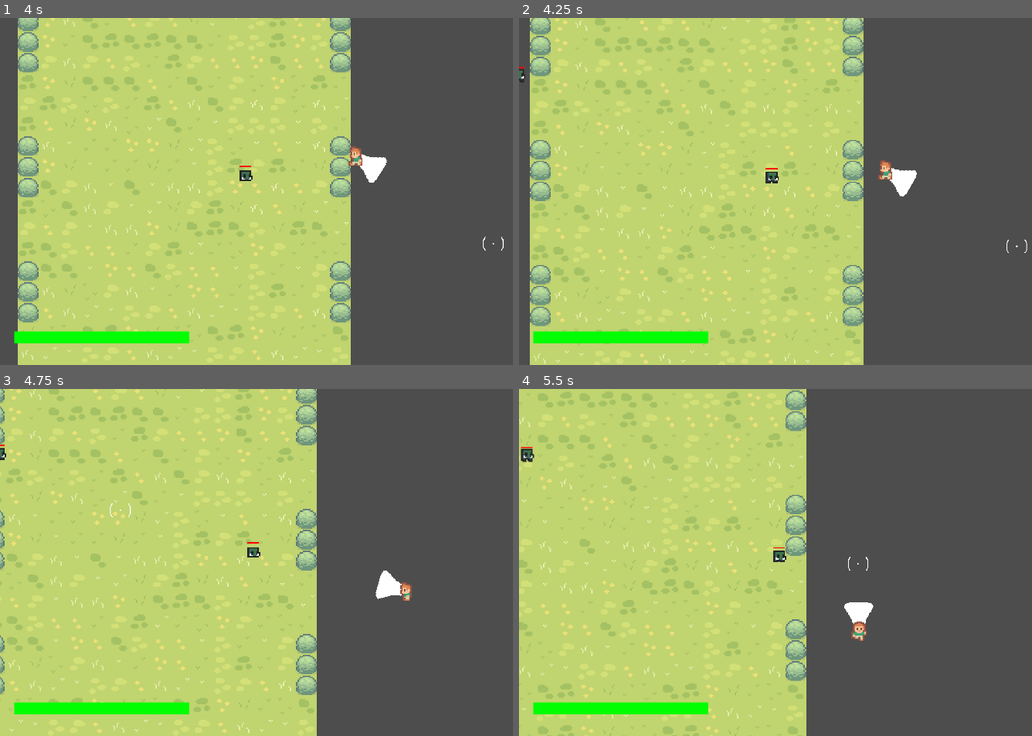
Above: before the commit, frames 1-4 (two rows, left to right).
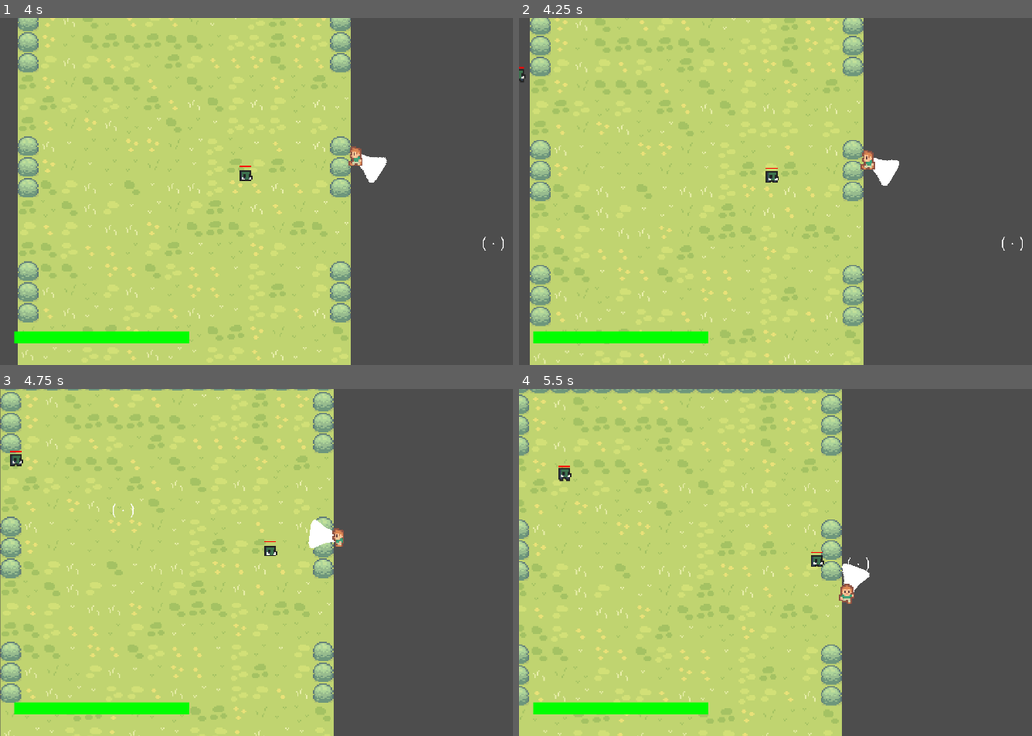
Above: after the commit, the same moments.

Repository: karsrc/5henanigans
Game: Godot game, scene res://main.tscn
The game is run twice, just before and just after one commit, with the same random seed, the same clock (stepped at 60 frames per second) and the same inputs. The engine's default icon, where the game draws it, is replaced by a stand-in: a white triangle on a blue panel in a dark square.
Inputs (mouse positions are in pixels of both pictures, inside the frame that each line leads up to):
- Up to frame 1 (4 s): tap Enter at 0.5 s; move the mouse to (446, 174) at 0.52 s; press the mouse at (446, 174) at 0.53 s; hold D (move_right) 0.53-1.28 s; move the mouse to (184, 208) at 1.27 s; release the mouse at (184, 208) at 1.28 s; hold S (move_down) 1.28-2.03 s; click (184, 208) at 1.35 s; move the mouse to (369, 115) at 2.02 s; press the mouse at (369, 115) at 2.03 s; hold D (move_right) 2.03-2.78 s; tap Alt at 2.1 s; move the mouse to (277, 260) at 2.77 s; release the mouse at (277, 260) at 2.78 s; hold W (move_up) 2.78-3.53 s; tap Shift at 2.85 s; click (277, 260) at 3.05 s; move the mouse to (492, 243) at 3.52 s; press the mouse at (492, 243) at 3.53 s; hold A (move_left) from 3.53 s (still down)
- Up to frame 2 (4.25 s): keep holding A (move_left); tap 2 (skill_2) at 4.15 s
- Up to frame 3 (4.75 s): keep holding A (move_left); move the mouse to (123, 510) at 4.27 s; release the mouse at (123, 510) at 4.28 s; click (123, 510) at 4.35 s
- Up to frame 4 (5.5 s): move the mouse to (857, 562) at 5.02 s; release A (move_left) at 5.03 s; press the mouse at (857, 562) at 5.03 s; hold S (move_down) from 5.03 s (still down); tap Alt at 5.1 s

Frame 1 is identical in both runs. In frame 2, 0.7% of the frame differs, in the area x 7-100%, y 0-100%; in frame 3, 15%; in frame 4, 18%, in the area x 0-70%, y 0-100%.

Commit message:
Add 'Cursed Energy' skill and balance tweaks
Introduce a new Skill 2: Cursed Energy (cursed_duration, cursed_cooldown, current_cursed_cooldown, is_cursed_enhanced) and its activation routine (activate_cursed_energy). Skill 2 input now triggers Cursed Energy when off cooldown (replacing the previous QTE/black_flash/divergent sprint branch). While cursed, punches deal increased damage and shove distance; enhancement lasts for the configured duration and uses timers to manage is_using_skill and enhancement state. Also adjust player balance: max/current HP reduced 200 -> 160, barrage skill buffed (hits 25 -> 30, damage 6 -> 8), and cooldown ticking for cursed energy is decremented in _physics_process. Small combat tweak: enhanced punches now deal 25 damage and shove by 18 units (vs previous zone case of 20/15).

Diff:
--- a/player.gd
+++ b/player.gd
@@ -8,8 +8,8 @@
 
 var direction: Vector2 = Vector2(1,1)
 var speed: int = 280
-var max_hp: int = 200
-var current_hp: int = 200
+var max_hp: int = 160
+var current_hp: int = 160
 var is_attacking: bool = false
 var current_combo: int = 0
 var combo_target: Node2D = null
@@ -20,8 +20,8 @@
 
 # Skill 1
 var barrage_duration: float = 2.0
-var barrage_hits: int = 25
-var barrage_damage: int = 6
+var barrage_hits: int = 30
+var barrage_damage: int = 8
 var is_barraging: bool = false
 var barrage_cooldown: float = 9.0
 var current_barrage_cooldown: float = 0.0
@@ -33,6 +33,10 @@
 var qte_in_progress: bool = false
 var black_flash_triggered: bool = false
 var is_in_zone: bool = false
+var cursed_duration: float = 6
+var cursed_cooldown: float = 20
+var current_cursed_cooldown: float = 0
+var is_cursed_enhanced: bool = false
 
 # Skill 3
 var leap_speed: int = 1050
@@ -60,11 +64,9 @@
 
 	# Skill 2 inoput
 	if Input.is_action_just_pressed("skill_2"):
-		if qte_in_progress:
-			black_flash_triggered = true # DETONATE!
-		elif not is_using_skill and current_divergent_cooldown <= 0:
-			perform_divergent_sprint()
-			return
+				if current_cursed_cooldown <= 0:
+					activate_cursed_energy()
+					return
 
 	if not is_using_skill:
 		direction = Input.get_vector("move_left", "move_right", "move_up", "move_down")
@@ -74,6 +76,9 @@
 			if current_barrage_cooldown <= 0:
 				perform_barrage()
 				return
+
+		if current_cursed_cooldown > 0:
+			current_cursed_cooldown -= _delta
 
 		if Input.is_action_just_pressed("skill_3"):
 			if current_leap_cooldown <= 0:
@@ -136,10 +141,10 @@
 				combo_target = body
 				current_combo = 1
 
-			if is_in_zone:
-				body.take_damage(20)
+			if is_cursed_enhanced:
+				body.take_damage(25)
 				var shove_dir = global_position.direction_to(body.global_position)
-				body.global_position += shove_dir * 15
+				body.global_position += shove_dir * 18
 			else:
 				body.take_damage(10)
 			break
@@ -354,3 +359,14 @@
 		remove_collision_exception_with(enemy)
 
 	is_using_skill = false
+
+func activate_cursed_energy():
+	is_using_skill = true
+	velocity = Vector2.ZERO
+	current_combo = 0
+	current_cursed_cooldown = cursed_cooldown
+	is_cursed_enhanced = true
+	await get_tree().create_timer(0.4, false, false, true).timeout
+	is_using_skill = false
+	await get_tree().create_timer(cursed_duration, false, false, true).timeout
+	is_cursed_enhanced = false
